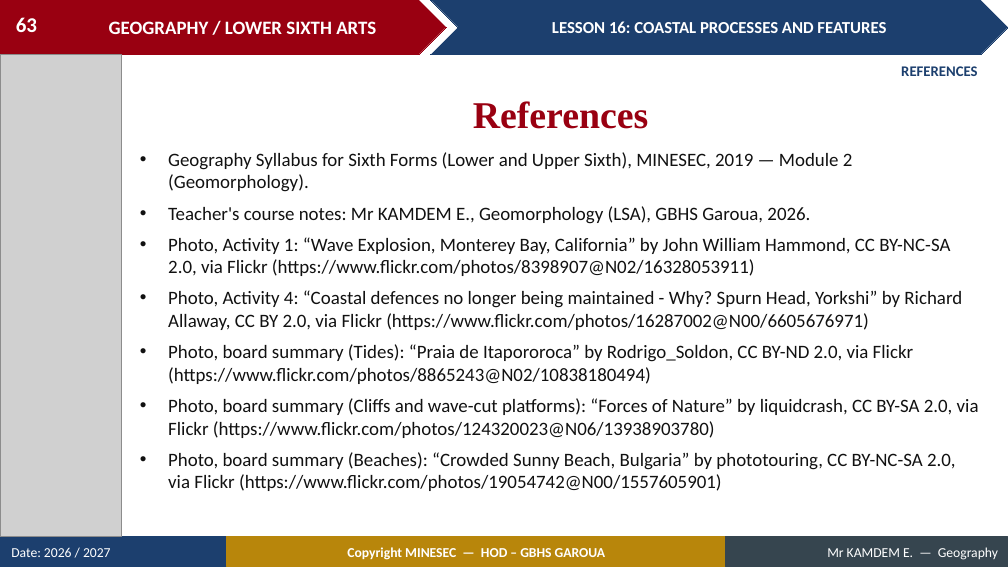
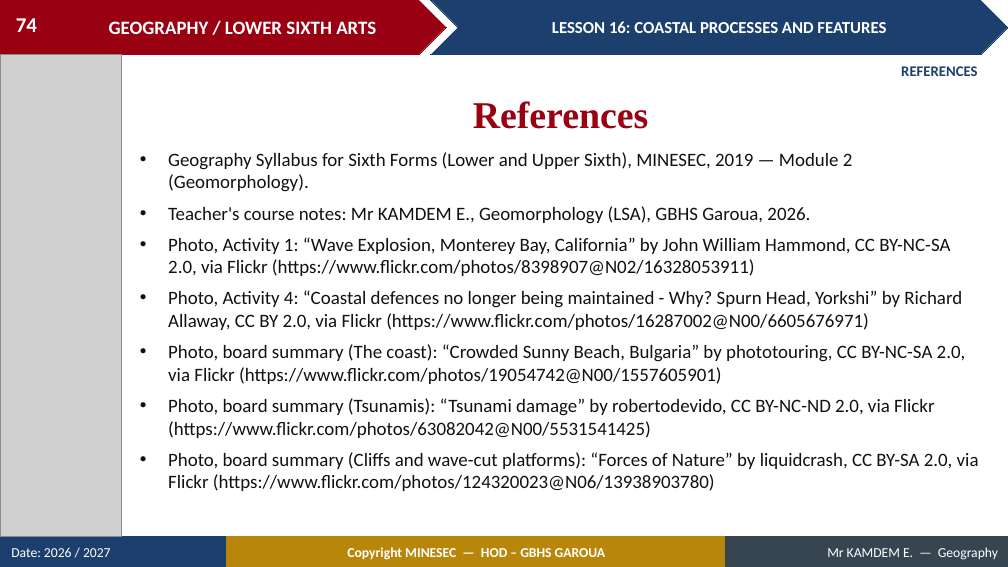
Before and after one commit to Berthautk/linea-github, a slide deck: slide 74 of lecons/LSA/Geomorphology/18_LSA_GEOMO_L16_Coastal_Processes_and_Features.pptx (slide 63 before the commit). Drawn at 1008x567 pixels with LibreOffice and Linux fonts; fonts in the diff are those of the drawing; grey boxes stand for pictures. Boxes give left, top, right and bottom in pixels: in the first picture for what was removed or moved away, otherwise in the second. Text is boxed around its words. In the diff, an @@ line names an element or a change of style, - is before the commit and + after.

```diff
--- a/lecons/LSA/Geomorphology/18_LSA_GEOMO_L16_Coastal_Processes_and_Features.pptx
+++ b/lecons/LSA/Geomorphology/18_LSA_GEOMO_L16_Coastal_Processes_and_Features.pptx
@@ page number at (x1=16, y1=18, x2=37, y2=32): text changed @@
-63
+74
@@ text at (x1=168, y1=344, x2=966, y2=438): text changed @@
-• Photo, board summary (Tides): “Praia de Itapororoca” by Rodrigo_Soldon, CC BY-ND 2.0, via Flickr (https://www.flickr.com/photos/8865243@N02/10838180494)
+• Photo, board summary (The coast): “Crowded Sunny Beach, Bulgaria” by phototouring, CC BY-NC-SA 2.0, via Flickr (https://www.flickr.com/photos/19054742@N00/1557605901)
+• Photo, board summary (Tsunamis): “Tsunami damage” by robertodevido, CC BY-NC-ND 2.0, via Flickr (https://www.flickr.com/photos/63082042@N00/5531541425)
@@ text at (x1=168, y1=452, x2=956, y2=491): paragraph removed @@
-• Photo, board summary (Beaches): “Crowded Sunny Beach, Bulgaria” by phototouring, CC BY-NC-SA 2.0, via Flickr (https://www.flickr.com/photos/19054742@N00/1557605901)
```
Also in this commit, not shown: 14 other slides changed, 14 slides added, 3 slides removed, 20 other files.
